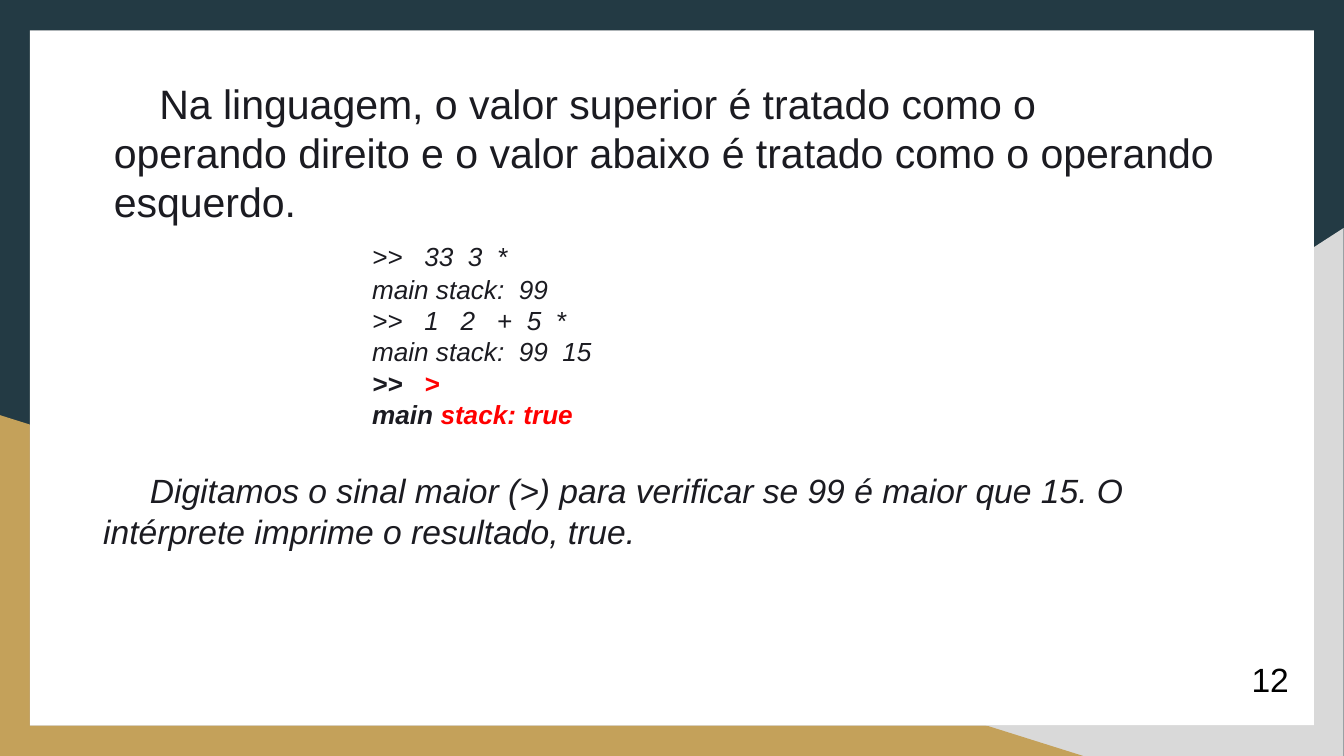
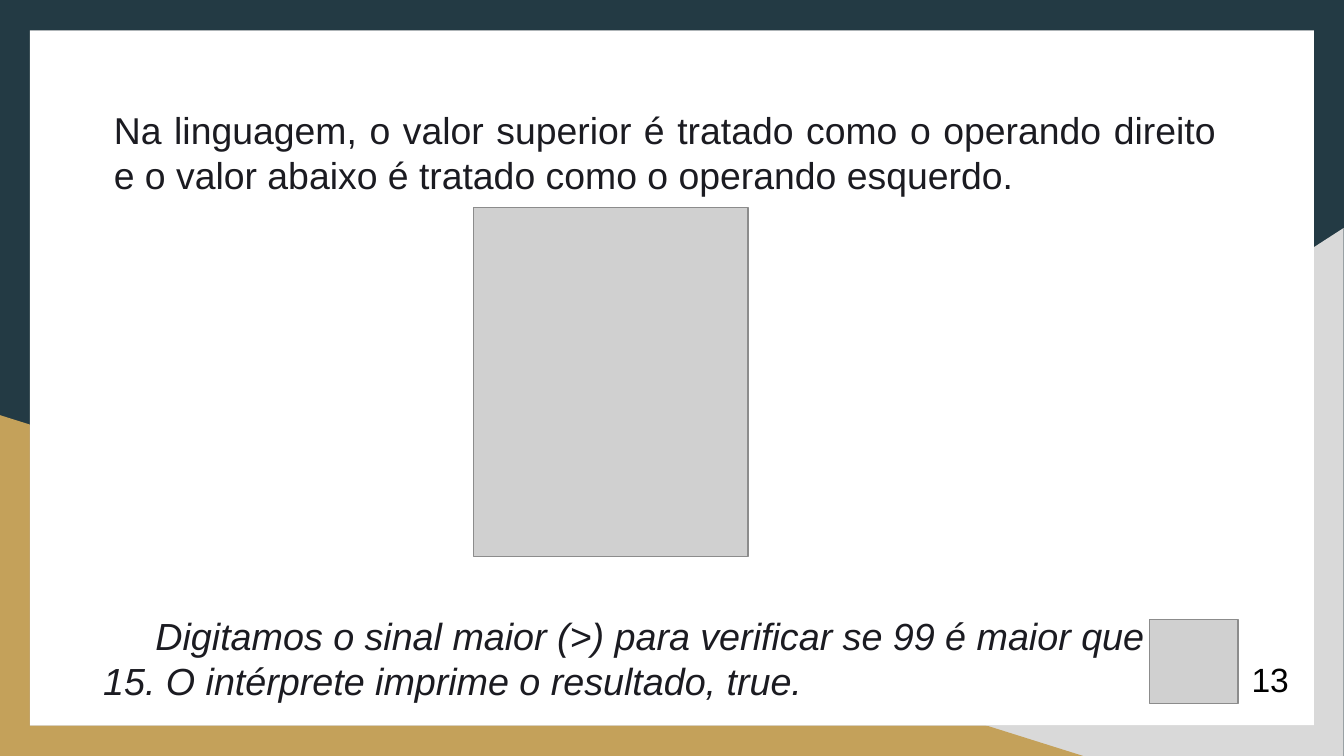
Before and after one commit to wellshiniti/Cat-Joy, a slide deck: slide 13 of PARADIGMA_FUNCIONAL__Linguagens_CAT_e_JOY_2.pptx (slide 11 before the commit). Drawn at 1344x756 pixels with LibreOffice and Linux fonts; fonts in the diff are those of the drawing; grey boxes stand for pictures. Boxes give left, top, right and bottom in pixels: in the first picture for what was removed or moved away, otherwise in the second. Text is boxed around its words. In the diff, an @@ line names an element or a change of style, - is before the commit and + after.

```diff
--- a/PARADIGMA_FUNCIONAL__Linguagens_CAT_e_JOY_2.pptx
+++ b/PARADIGMA_FUNCIONAL__Linguagens_CAT_e_JOY_2.pptx
@@ text "Na linguagem, o valor superior ..." at (x1=114, y1=116, x2=1216, y2=197): size 22 to 20 pt; alignment left to justified @@
@@ picture added at (x1=473, y1=208, x2=747, y2=556) @@
@@ text at (x1=372, y1=247, x2=591, y2=425): paragraph removed @@
->> 33 3 *
-main stack: 99
->> 1 2 + 5 *
-main stack: 99 15
->> >
-main stack: true
@@ text "Digitamos o sinal maior (>) ..." moved from (x1=103, y1=247, x2=1123, y2=550) to (x1=103, y1=622, x2=1144, y2=702) @@
@@ text "Digitamos o sinal maior (>) ..." at (x1=103, y1=622, x2=1144, y2=702): size 18 to 20.1 pt @@
@@ picture added at (x1=1150, y1=620, x2=1239, y2=703) @@
@@ text at (x1=1252, y1=668, x2=1289, y2=693): text changed @@
-12
+13
```
Also in this commit, not shown: 13 other slides changed, 1 slide added.
